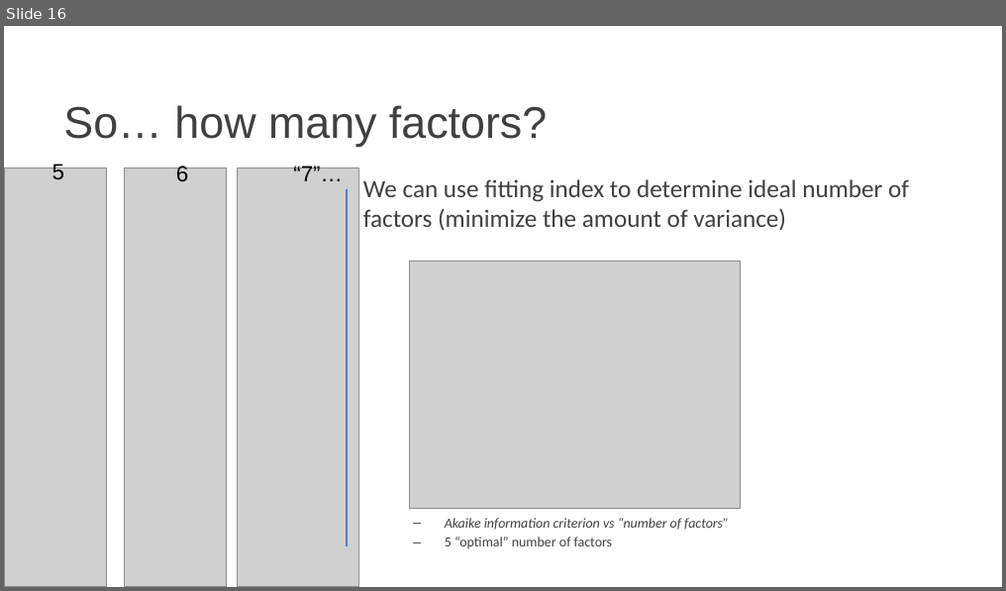
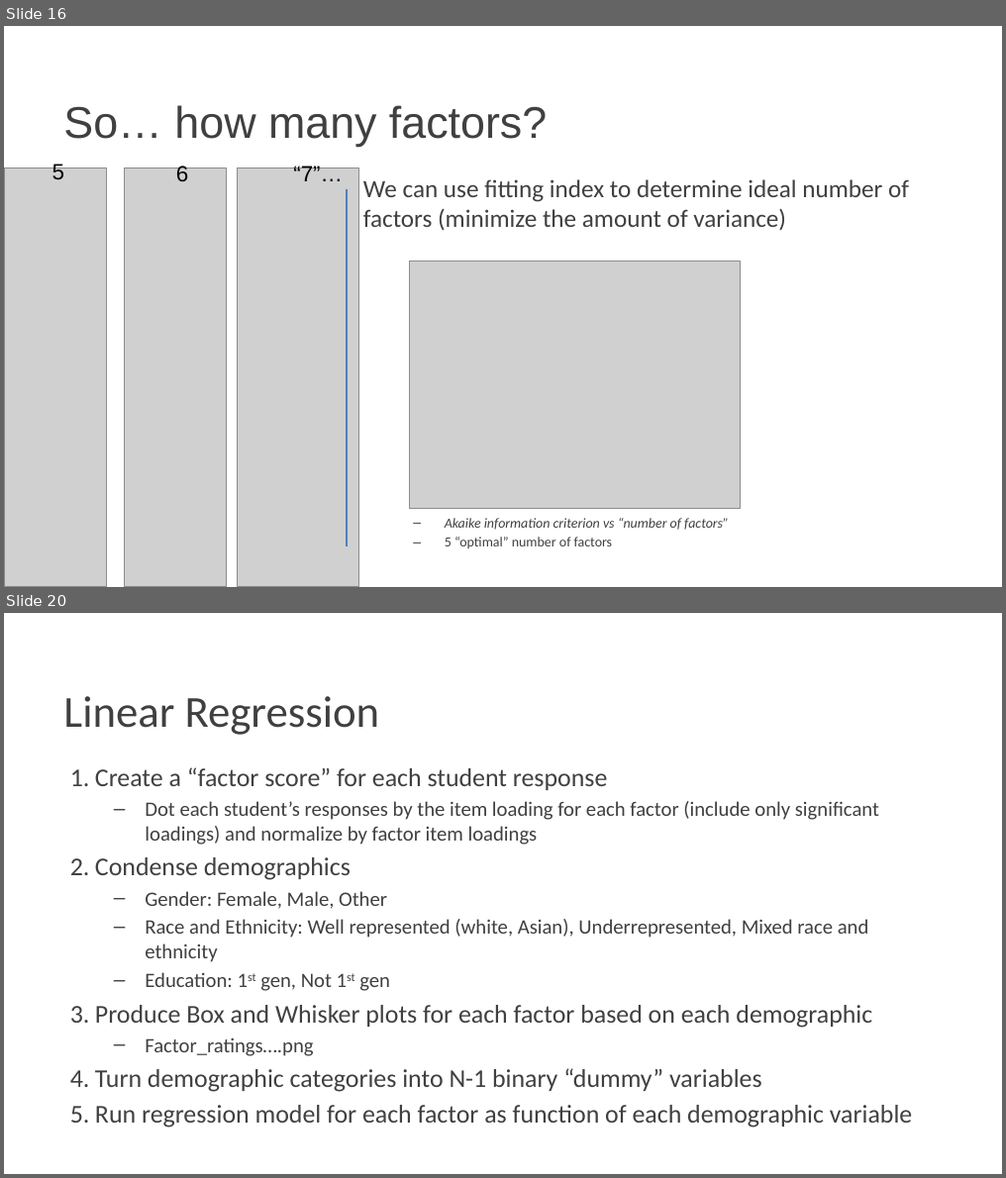
Before and after one commit to Pontigre/PER_analysis, a slide deck: Analysis_explanation.pptx. Shown one above the other, each under a label of ours: slide 16 before the commit, slides 16 and 20 after it; the slides between them are not shown. The pictures are 1006x591 and 1006x1178 pixels, drawn with LibreOffice and Linux fonts; fonts in the diff are those of the drawing; grey boxes stand for pictures; background and template pictures are left out. Boxes give left, top, right and bottom in pixels: in the first picture for what was removed or moved away, otherwise in the second. Text is boxed around its words. In the diff, an @@ line names an element or a change of style, - is before the commit and + after.

```diff
--- a/Analysis_explanation.pptx
+++ b/Analysis_explanation.pptx
@@ slide 20 added at (4, 613, 1002, 1174), background picture (left out) @@
@@ title added at (63, 696, 380, 735), 32 pt, text #404040 @@
+Linear Regression
@@ text added at (95, 767, 912, 1128), 14.8 pt, text #404040 @@
+1. Create a “factor score” for each student response
+  – Dot each student’s responses by the item loading for each factor (include only significant loadings) and normalize by factor item loadings
+2. Condense demographics
+  – Gender: Female, Male, Other
+  – Race and Ethnicity: Well represented (white, Asian), Underrepresented, Mixed race and ethnicity
+  – Education: 1st gen, Not 1st gen
+3. Produce Box and Whisker plots for each factor based on each demographic
+  – Factor_ratings….png
+4. Turn demographic categories into N-1 binary “dummy” variables
+5. Run regression model for each factor as function of each demographic variable
```
Also in this commit, not shown: 3 slides changed, 3 other slides added.
